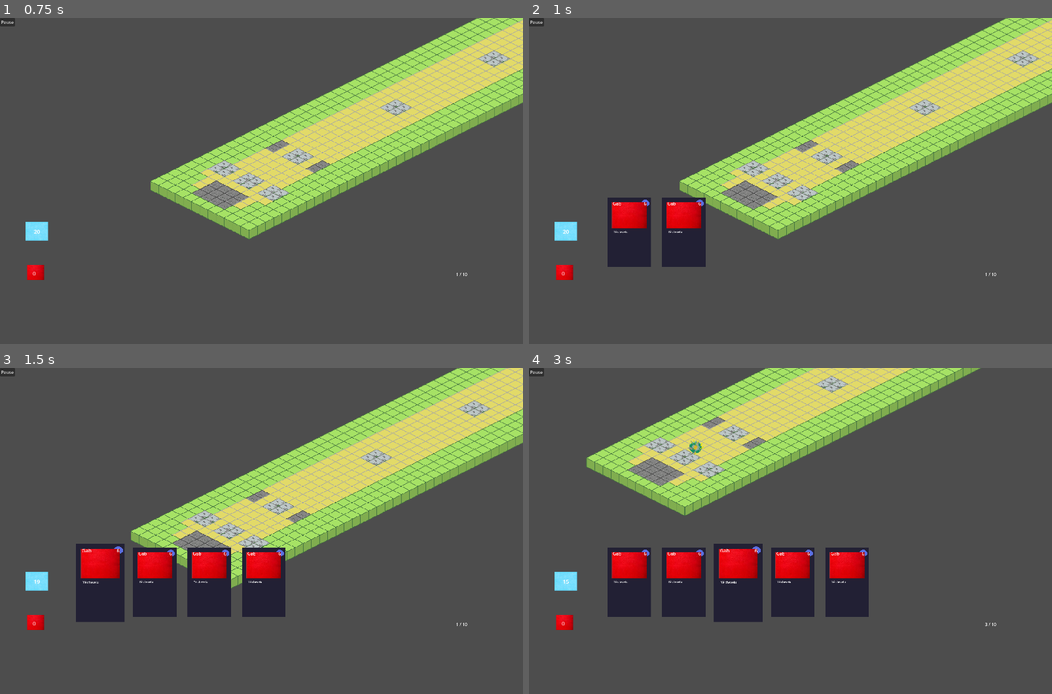
Above: before the commit, frames 1-4 (two rows, left to right).
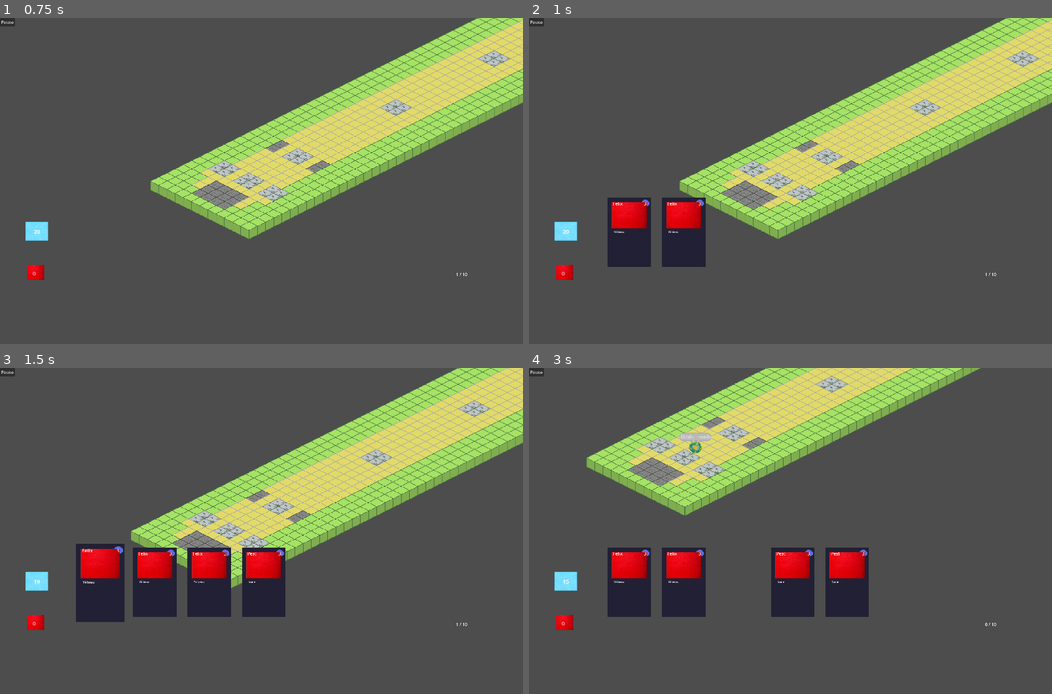
Above: after the commit, the same moments.

Repository: ShroomySquid/LudumDare56
Game: Godot game, scene res://scenes/start_screen.tscn
Two runs of this game, one before a commit and one after it. Both use one fixed random seed, a clock stepped at 60 frames per second and the inputs below.
Inputs (mouse positions are in pixels of both pictures, inside the frame that each line leads up to):
- Up to frame 1 (0.75 s): click "Start" at 0.5 s
- Up to frame 2 (1 s): no input
- Up to frame 3 (1.5 s): move the mouse to (99, 583) at 1.27 s; hold D (right) from 1.28 s (still down); hold B (B) from 1.28 s (still down)
- Up to frame 4 (3 s): move the mouse to (685, 583) at 2.02 s; release D (right) at 2.03 s; release B (B) at 2.03 s; hold S (down) 2.03-2.78 s; tap B (B) at 2.1 s; move the mouse to (738, 583) at 2.77 s; hold D (right) from 2.78 s (still down); hold B (B) from 2.78 s (still down); click (738, 583) at 2.85 s

Frame 1 is identical in both runs. In frame 2, less than 0.1% of the frame differs, in the area x 16-33%, y 56-66%; in frame 3, less than 0.1%; in frame 4, 2.5%, in the area x 16-88%, y 19-80%.

Commit message:
added labels for bob omb

Diff:
--- a/Scripts/Creatures/bob_omb.gd
+++ b/Scripts/Creatures/bob_omb.gd
@@ -2,30 +2,49 @@
 
 # Signal
 signal creature_killed
+signal deals_damage
 
 # Creature settings
 var is_walking: bool = false
 var is_attacking: bool = false
 var is_facing_down: bool = false
+var is_ennemy: bool = false
 
 # Creature ressources
-var health = 10 #eg
+@onready var card_stats = GlobalControl.cards_prototype.get_children()[3]
+
+@onready var health = card_stats.health
+
+var entities_collision: Array = []
 
 # Controls for creature assets
 @onready var timer = $Timer
 @onready var timer2 = $SoundTimer
-# Creature assets
+@onready var bar = $ProgressBar
+@onready var label = $RichTextLabel
 
 
 
 func _ready():
+	if is_ennemy == true:
+		$AnimatedSprite2D.set_deffered("flip_h", false)
+
+	# Setup for healthbar
+	bar.max_value = health
+	bar.value = health
+	label.text = card_stats.title
+	#label.bbcode_enabled = true
+
+	#print("health: ", card_stats.health)
 	pass
 
 
 func _process(delta):
 	if is_attacking:
-		if $AnimatedSprite2D.animation != "attack":
-			$AnimatedSprite2D.play("attack")
+		if $AnimatedSprite2D.frame == 1:
+			$AnimatedSprite2D.scale = Vector2(2, 2)
+		#if $AnimatedSprite2D.animation != "attack":
+			#$AnimatedSprite2D.play("attack")
 	elif is_walking:
 		if is_facing_down == false:
 			$AnimatedSprite2D.play("walk_up")
@@ -41,7 +60,7 @@
 	if Input.is_action_pressed("B"):
 		attack()
 		#$AudioStreamPlayer2D.play()
-
+	#if $DamageArea/DamageCollision. #TODO make this
 #func initialize(position: Vector2):
 	#$AnimatedSprite2D.frame.position = position
 
@@ -53,14 +72,25 @@
 	await timer.timeout
 	$AudioStreamPlayer2D.play()
 	$AnimatedSprite2D.hide()
+	label.hide()
+	bar.hide()
 	timer2.start()
 	await timer2.timeout
 	SignalManager._on_creature_killed(self)
 
 func take_damage(damage: int):
 	health -= damage
+	update_health()
 	if health <= 0:
 		SignalManager._on_creature_killed(self) #attack
+
+
+
+func update_health():
+	bar.value = health
+	#var health_ratio = float(health) / float(card_stats.health)
+	#var colored_text = "[color=green]" + str(health) + "[/color] / [color=red]" + str(card_stats.health) + "[/color]"
+	#label.bbcode_text = colored_text
 
 # Example function to handle a collision
 func _on_body_entered(body):
--- a/project.godot
+++ b/project.godot
@@ -85,7 +85,7 @@
 [layer_names]
 
 2d_physics/layer_1="Player"
-2d_physics/layer_2="Terrain"
+2d_physics/layer_2="Creature"
 
 [rendering]
 
--- a/scenes/Control.tscn
+++ b/scenes/Control.tscn
@@ -42,3 +42,285 @@
 faction = 2
 id = 2
 description = "Yé chevelu"
+
+[node name="Bob-omb" parent="CardsPrototypeContainer" instance=ExtResource("4_hq2qk")]
+title = "Bob-omb"
+health = 1
+attack_range = -1
+cost = 2
+id = 1
+description = "On death: Explode and deal (?) damage to all surrounding units"
+
+[node name="Fire-fists" parent="CardsPrototypeContainer" instance=ExtResource("4_hq2qk")]
+title = "Fire-fists"
+health = 3
+attack = 1
+cost = 2
+id = 2
+description = "None"
+
+[node name="Goblins2" parent="CardsPrototypeContainer" instance=ExtResource("4_hq2qk")]
+title = "Pest"
+health = 1
+attack = 1
+cost = 3
+description = "None"
+
+[node name="Goblins3" parent="CardsPrototypeContainer" instance=ExtResource("4_hq2qk")]
+title = "Pest"
+health = 1
+attack = 1
+cost = 3
+description = "None"
+
+[node name="Goblins4" parent="CardsPrototypeContainer" instance=ExtResource("4_hq2qk")]
+title = "Pest"
+health = 1
+attack = 1
+cost = 3
+description = "None"
+
+[node name="Goblins5" parent="CardsPrototypeContainer" instance=ExtResource("4_hq2qk")]
+title = "Pest"
+health = 1
+attack = 1
+cost = 3
+description = "None"
+
+[node name="Goblins6" parent="CardsPrototypeContainer" instance=ExtResource("4_hq2qk")]
+title = "Pest"
+health = 1
+attack = 1
+cost = 3
+description = "None"
+
+[node name="Goblins7" parent="CardsPrototypeContainer" instance=ExtResource("4_hq2qk")]
+title = "Pest"
+health = 1
+attack = 1
+cost = 3
+description = "None"
+
+[node name="Goblins8" parent="CardsPrototypeContainer" instance=ExtResource("4_hq2qk")]
+title = "Pest"
+health = 1
+attack = 1
+cost = 3
+description = "None"
+
+[node name="Goblins9" parent="CardsPrototypeContainer" instance=ExtResource("4_hq2qk")]
+title = "Pest"
+health = 1
+attack = 1
+cost = 3
+description = "None"
+
+[node name="Pest" parent="CardsPrototypeContainer" instance=ExtResource("4_hq2qk")]
+title = "Pest"
+health = 1
+attack = 1
+cost = 3
+description = "None"
+
+[node name="Aliens1" parent="CardsPrototypeContainer" instance=ExtResource("4_hq2qk")]
+title = "Pest"
+health = 1
+attack = 1
+cost = 3
+description = "None"
+
+[node name="Aliens2" parent="CardsPrototypeContainer" instance=ExtResource("4_hq2qk")]
+title = "Pest"
+health = 1
+attack = 1
+cost = 3
+description = "None"
+
+[node name="Aliens3" parent="CardsPrototypeContainer" instance=ExtResource("4_hq2qk")]
+title = "Pest"
+health = 1
+attack = 1
+cost = 3
+description = "None"
+
+[node name="Aliens4" parent="CardsPrototypeContainer" instance=ExtResource("4_hq2qk")]
+title = "Pest"
+health = 1
+attack = 1
+cost = 3
+description = "None"
+
+[node name="Aliens5" parent="CardsPrototypeContainer" instance=ExtResource("4_hq2qk")]
+title = "Pest"
+health = 1
+attack = 1
+cost = 3
+description = "None"
+
+[node name="Aliens6" parent="CardsPrototypeContainer" instance=ExtResource("4_hq2qk")]
+title = "Pest"
+health = 1
+attack = 1
+cost = 3
+description = "None"
+
+[node name="Aliens7" parent="CardsPrototypeContainer" instance=ExtResource("4_hq2qk")]
+title = "Pest"
+health = 1
+attack = 1
+cost = 3
+description = "None"
+
+[node name="Aliens8" parent="CardsPrototypeContainer" instance=ExtResource("4_hq2qk")]
+title = "Pest"
+health = 1
+attack = 1
+cost = 3
+description = "None"
+
+[node name="Aliens9" parent="CardsPrototypeContainer" instance=ExtResource("4_hq2qk")]
+title = "Pest"
+health = 1
+attack = 1
+cost = 3
+description = "None"
+
+[node name="Nature0" parent="CardsPrototypeContainer" instance=ExtResource("4_hq2qk")]
+title = "Pest"
+health = 1
+attack = 1
+cost = 3
+description = "None"
+
+[node name="Nature1" parent="CardsPrototypeContainer" instance=ExtResource("4_hq2qk")]
+title = "Pest"
+health = 1
+attack = 1
+cost = 3
+description = "None"
+
+[node name="Nature2" parent="CardsPrototypeContainer" instance=ExtResource("4_hq2qk")]
+title = "Pest"
+health = 1
+attack = 1
+cost = 3
+description = "None"
+
+[node name="Nature3" parent="CardsPrototypeContainer" instance=ExtResource("4_hq2qk")]
+title = "Pest"
+health = 1
+attack = 1
+cost = 3
+description = "None"
+
+[node name="Nature4" parent="CardsPrototypeContainer" instance=ExtResource("4_hq2qk")]
+title = "Pest"
+health = 1
+attack = 1
+cost = 3
+description = "None"
+
+[node name="Nature5" parent="CardsPrototypeContainer" instance=ExtResource("4_hq2qk")]
+title = "Pest"
+health = 1
+attack = 1
+cost = 3
+description = "None"
+
+[node name="Nature6" parent="CardsPrototypeContainer" instance=ExtResource("4_hq2qk")]
+title = "Pest"
+health = 1
+attack = 1
+cost = 3
+description = "None"
+
+[node name="Nature7" parent="CardsPrototypeContainer" instance=ExtResource("4_hq2qk")]
+title = "Pest"
+health = 1
+attack = 1
+cost = 3
+description = "None"
+
+[node name="Nature8" parent="CardsPrototypeContainer" instance=ExtResource("4_hq2qk")]
+title = "Pest"
+health = 1
+attack = 1
+cost = 3
+description = "None"
+
+[node name="Nature9" parent="CardsPrototypeContainer" instance=ExtResource("4_hq2qk")]
+title = "Pest"
+health = 1
+attack = 1
+cost = 3
+description = "None"
+
+[node name="Neutral0" parent="CardsPrototypeContainer" instance=ExtResource("4_hq2qk")]
+title = "Pest"
+health = 1
+attack = 1
+cost = 3
+description = "None"
+
+[node name="Neutral1" parent="CardsPrototypeContainer" instance=ExtResource("4_hq2qk")]
+title = "Pest"
+health = 1
+attack = 1
+cost = 3
+description = "None"
+
+[node name="Neutral2" parent="CardsPrototypeContainer" instance=ExtResource("4_hq2qk")]
+title = "Pest"
+health = 1
+attack = 1
+cost = 3
+description = "None"
+
+[node name="Neutral3" parent="CardsPrototypeContainer" instance=ExtResource("4_hq2qk")]
+title = "Pest"
+health = 1
+attack = 1
+cost = 3
+description = "None"
+
+[node name="Neutral4" parent="CardsPrototypeContainer" instance=ExtResource("4_hq2qk")]
+title = "Pest"
+health = 1
+attack = 1
+cost = 3
+description = "None"
+
+[node name="Neutral5" parent="CardsPrototypeContainer" instance=ExtResource("4_hq2qk")]
+title = "Pest"
+health = 1
+attack = 1
+cost = 3
+description = "None"
+
+[node name="Neutral6" parent="CardsPrototypeContainer" instance=ExtResource("4_hq2qk")]
+title = "Pest"
+health = 1
+attack = 1
+cost = 3
+description = "None"
+
+[node name="Neutral7" parent="CardsPrototypeContainer" instance=ExtResource("4_hq2qk")]
+title = "Pest"
+health = 1
+attack = 1
+cost = 3
+description = "None"
+
+[node name="Neutral8" parent="CardsPrototypeContainer" instance=ExtResource("4_hq2qk")]
+title = "Pest"
+health = 1
+attack = 1
+cost = 3
+description = "None"
+
+[node name="Neutral9" parent="CardsPrototypeContainer" instance=ExtResource("4_hq2qk")]
+title = "Pest"
+health = 1
+attack = 1
+cost = 3
+description = "None"
--- a/scenes/Creatures/bob_omb.tscn
+++ b/scenes/Creatures/bob_omb.tscn
@@ -8,6 +8,7 @@
 [ext_resource type="Texture2D" uid="uid://cwi3ospd5efbl" path="res://Images/Sprites/Bob_omb/walk_down_2.png" id="5_excon"]
 [ext_resource type="Texture2D" uid="uid://csf2utkkb2u0g" path="res://Images/Sprites/Bob_omb/walk_up_1.png" id="6_tnswd"]
 [ext_resource type="Texture2D" uid="uid://35jkqruqspyw" path="res://Images/Sprites/Bob_omb/walk_up_2.png" id="7_lb0bl"]
+[ext_resource type="FontFile" uid="uid://b1fdeno0huvw8" path="res://Font/PressStart2P.ttf" id="9_qr33y"]
 
 [sub_resource type="CircleShape2D" id="CircleShape2D_obp3y"]
 radius = 1.0
@@ -67,10 +68,14 @@
 [sub_resource type="CircleShape2D" id="CircleShape2D_ki6wf"]
 radius = 2.0
 
+[sub_resource type="Theme" id="Theme_piv55"]
+
 [node name="Bobomb" type="Node2D"]
 script = ExtResource("1_cs06k")
 
 [node name="Area2D" type="Area2D" parent="."]
+collision_layer = 2
+collision_mask = 2
 
 [node name="CollisionShape2D" type="CollisionShape2D" parent="Area2D"]
 z_index = 1
@@ -82,9 +87,8 @@
 z_index = 1
 use_parent_material = true
 sprite_frames = SubResource("SpriteFrames_2q7ib")
-animation = &"attack"
-autoplay = "idle_up"
-frame_progress = 0.789656
+animation = &"walk_down"
+autoplay = "walk_down"
 centered = false
 offset = Vector2(-16, -16)
 flip_h = true
@@ -93,6 +97,8 @@
 stream = ExtResource("4_c560w")
 
 [node name="DamageArea" type="Area2D" parent="."]
+collision_layer = 0
+collision_mask = 2
 
 [node name="DamageCollision" type="CollisionShape2D" parent="DamageArea"]
 scale = Vector2(19, 19)
@@ -100,9 +106,31 @@
 debug_color = Color(0.811765, 0.0352941, 0, 0.909804)
 
 [node name="Timer" type="Timer" parent="."]
-wait_time = 1.45
+wait_time = 1.7
 one_shot = true
 
 [node name="SoundTimer" type="Timer" parent="."]
 wait_time = 0.5
 one_shot = true
+
+[node name="RichTextLabel" type="RichTextLabel" parent="."]
+offset_left = -27.0
+offset_top = -25.0
+offset_right = 85.0
+offset_bottom = -8.0
+scale = Vector2(0.5, 0.5)
+theme_override_colors/table_border = Color(1, 1, 1, 0)
+theme_override_fonts/normal_font = ExtResource("9_qr33y")
+text = "Bob omb"
+
+[node name="ProgressBar" type="ProgressBar" parent="."]
+offset_left = -29.0
+offset_top = -28.0
+offset_right = 28.0
+offset_bottom = -14.0
+theme = SubResource("Theme_piv55")
+theme_override_colors/font_color = Color(0.481273, 1.07091e-06, 3.60981e-07, 1)
+theme_override_colors/font_outline_color = Color(0.784314, 0.0627451, 0, 1)
+max_value = 10.0
+fill_mode = 1
+show_percentage = false
Not shown: 1 places in scenes/Creatures/bob_omb.tscn that only renumber resources
